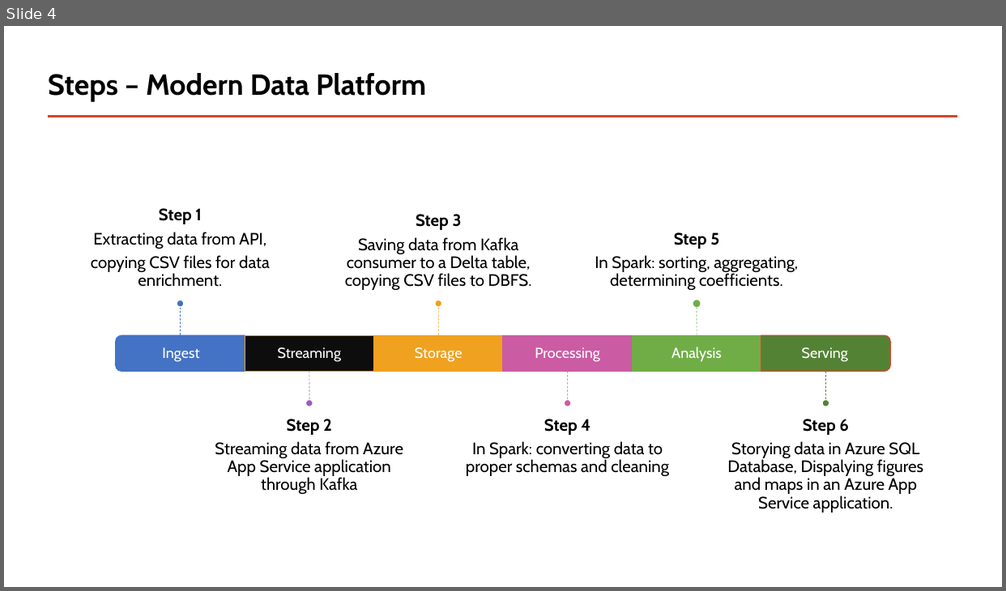
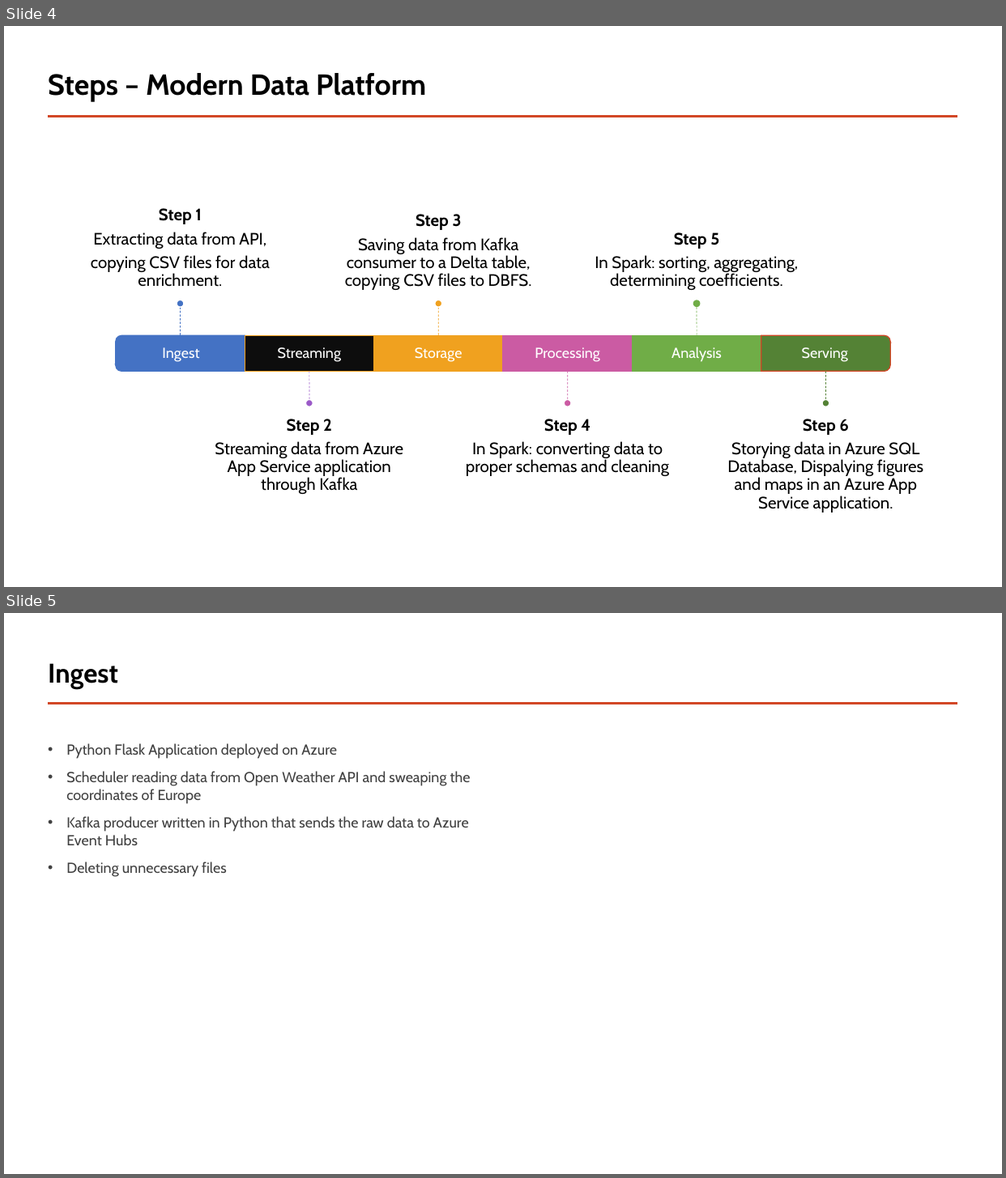
Before and after one commit to piotreks-uw-edu/kafka-weather-pipeline, a slide deck: Presentation/Processing Data on Air Pollution in Europe on Modern Data Platform.pptx. Shown one above the other, each under a label of ours: slide 4 before the commit, slides 4 and 5 after it. The pictures are 1006x591 and 1006x1178 pixels, drawn with LibreOffice and Linux fonts; fonts in the diff are those of the drawing. Boxes give left, top, right and bottom in pixels: in the first picture for what was removed or moved away, otherwise in the second. Text is boxed around its words. In the diff, an @@ line names an element or a change of style, - is before the commit and + after.

```diff
--- a/Presentation/Processing Data on Air Pollution in Europe on Modern Data Platform.pptx
+++ b/Presentation/Processing Data on Air Pollution in Europe on Modern Data Platform.pptx
@@ slide 5 added at bbox=[4, 613, 1002, 1174], background #FFFFFF; not listed: 1 template element that a slide beside it also shows @@
@@ title added at bbox=[48, 663, 118, 689], 26 pt, text #000000, bold @@
+Ingest
@@ text added at bbox=[66, 743, 471, 877], 14 pt, text #404040 @@
+• Python Flask Application deployed on Azure
+• Scheduler reading data from Open Weather API and sweaping the coordinates of Europe
+• Kafka producer written in Python that sends the raw data to Azure Event Hubs
+• Deleting unnecessary files
```
Also in this commit, not shown: 1 slide removed, 1 other file.
